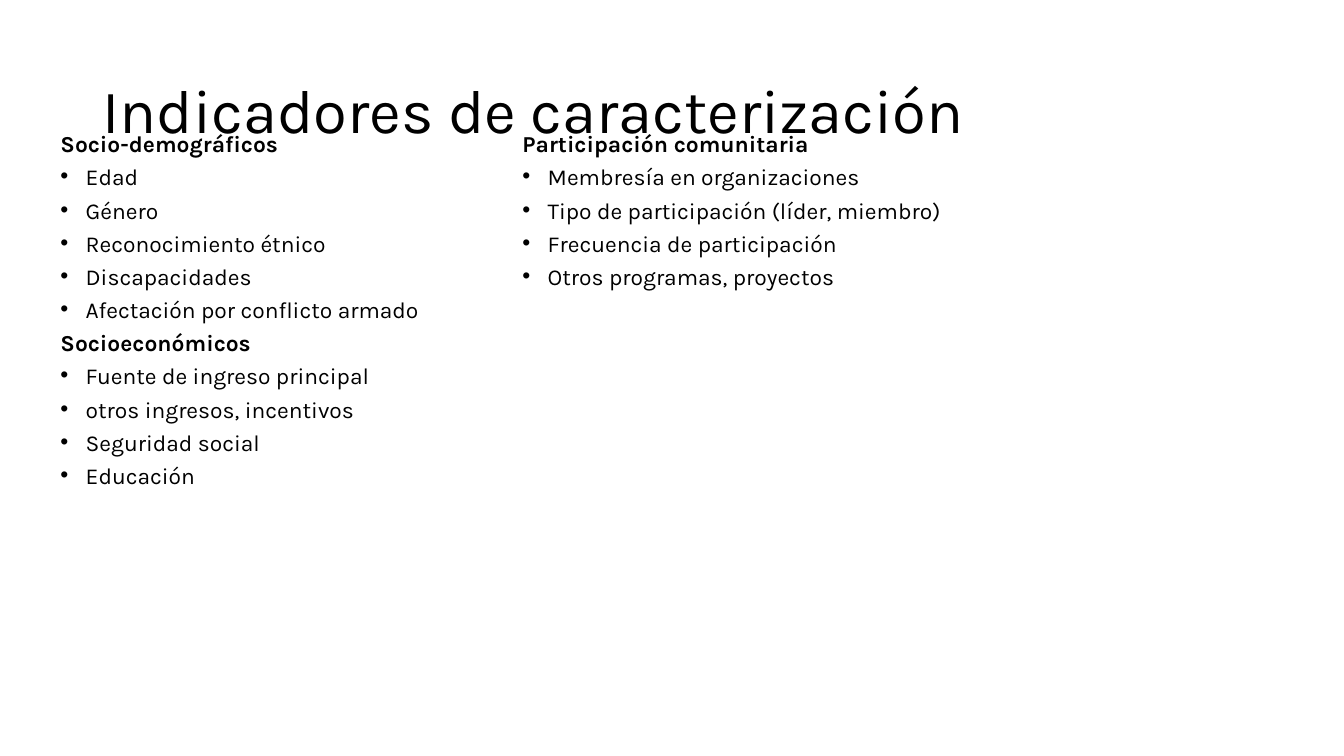
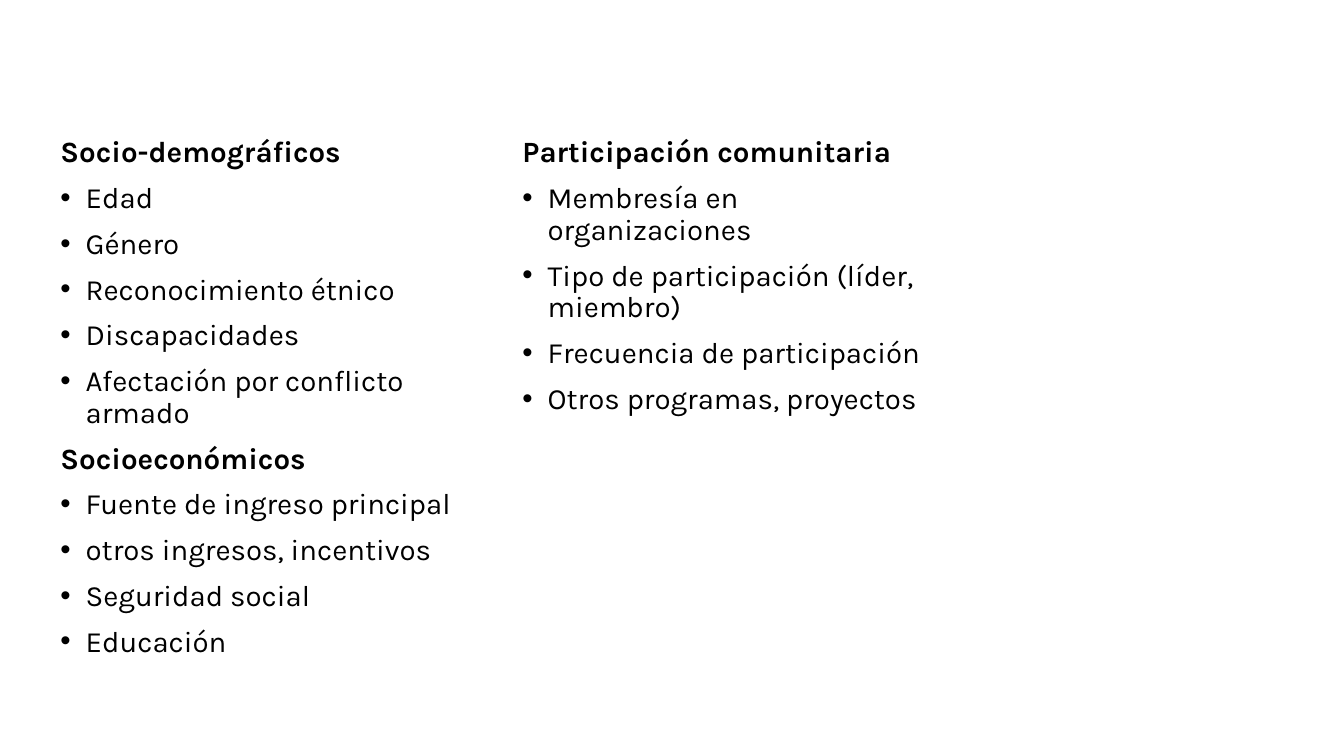
Before and after one commit to edalfon/ptfr, a slide deck: slide 23 of slides/slides.pptx (slide 20 before the commit). Drawn at 1344x756 pixels with LibreOffice and Linux fonts; fonts in the diff are those of the drawing. Boxes give left, top, right and bottom in pixels: in the first picture for what was removed or moved away, otherwise in the second. Text is boxed around its words. In the diff, an @@ line names an element or a change of style, - is before the commit and + after.

```diff
--- a/slides/slides.pptx
+++ b/slides/slides.pptx
@@ title removed at (x1=102, y1=86, x2=964, y2=148) @@
-Indicadores de caracterización
@@ text "Socio-demográficos" at (x1=60, y1=139, x2=451, y2=653): size 16.3 to 21 pt; line spacing 0.7 to 0.9 @@
@@ text "Participación comunitaria" at (x1=522, y1=139, x2=920, y2=416): size 16.3 to 21 pt; line spacing 0.7 to 0.9 @@
```
Also in this commit, not shown: 47 other slides changed, 14 slides added, 10 slides removed, 10 other files.
